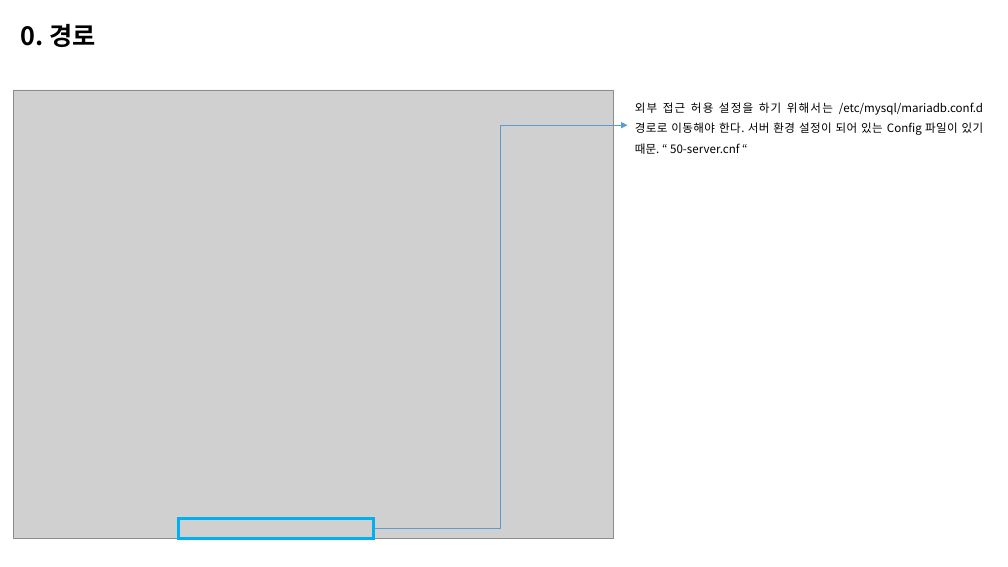
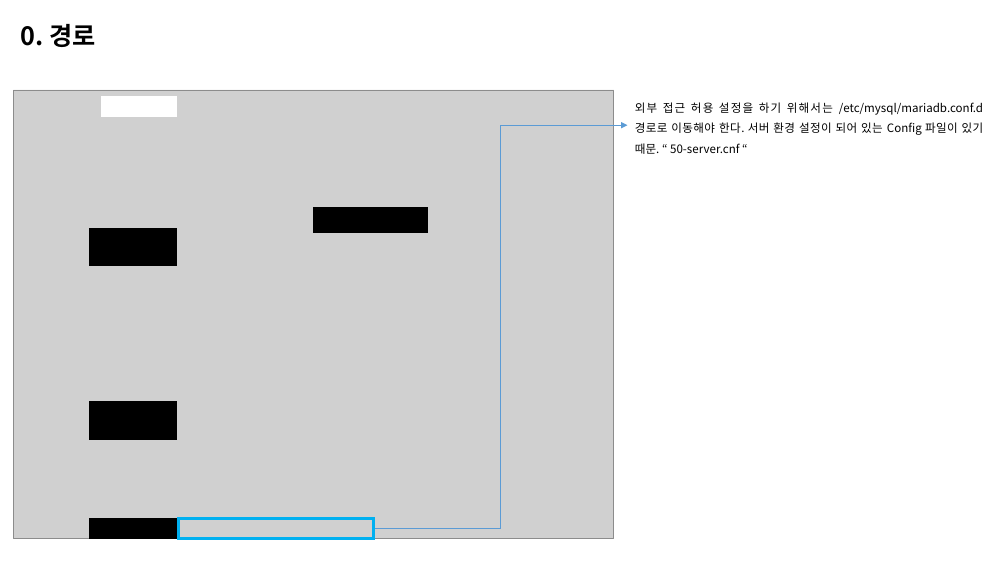
Before and after one commit to junni3h/insummnia, a slide deck: slide 3 of docs/마리아DB 정리.pptx. Drawn at 1008x567 pixels with LibreOffice and Linux fonts; fonts in the diff are those of the drawing; grey boxes stand for pictures. Boxes give left, top, right and bottom in pixels: in the first picture for what was removed or moved away, otherwise in the second. Text is boxed around its words. In the diff, an @@ line names an element or a change of style, - is before the commit and + after.

```diff
--- a/docs/마리아DB 정리.pptx
+++ b/docs/마리아DB 정리.pptx
@@ rectangle added at (102, 97, 177, 116), fill #FFFFFF, outline #FFFFFF 1 pt @@
@@ rectangle added at (314, 207, 428, 232), fill #000000, outline #000000 1 pt @@
@@ rectangle added at (89, 228, 177, 265), fill #000000, outline #000000 1 pt @@
@@ rectangle added at (89, 402, 177, 439), fill #000000, outline #000000 1 pt @@
@@ rectangle added at (89, 518, 179, 538), fill #000000, outline #000000 1 pt @@
```
Also in this commit, not shown: 2 other slides changed, 38 other files.
